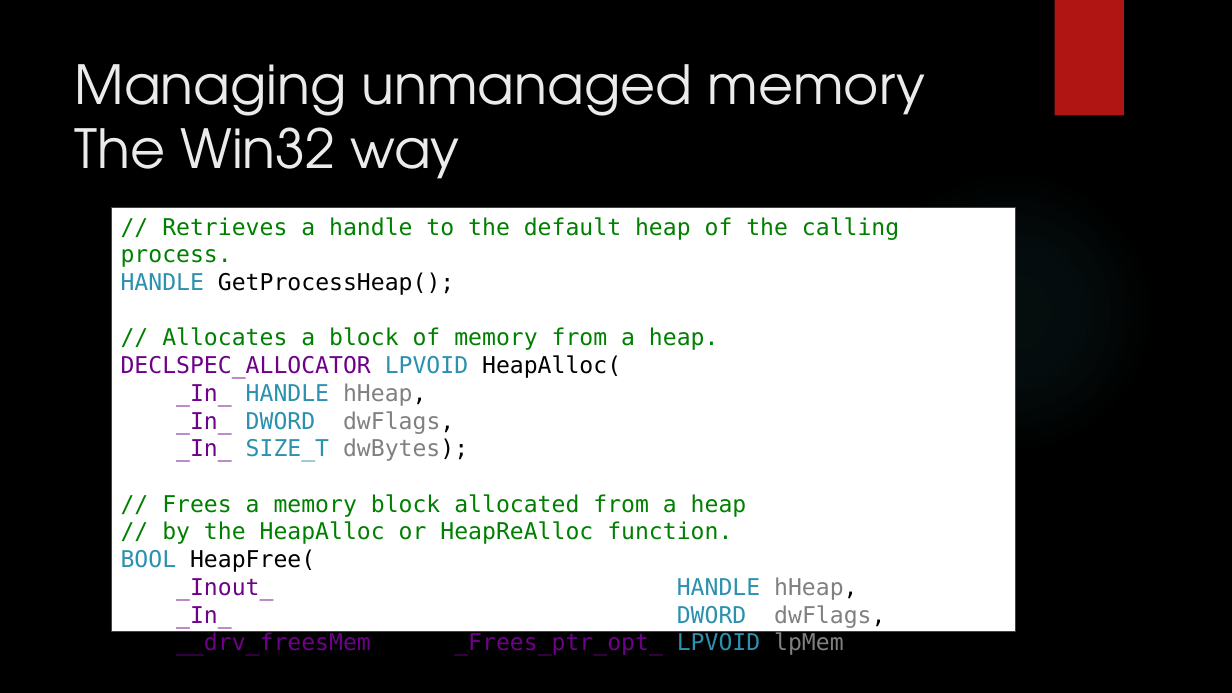
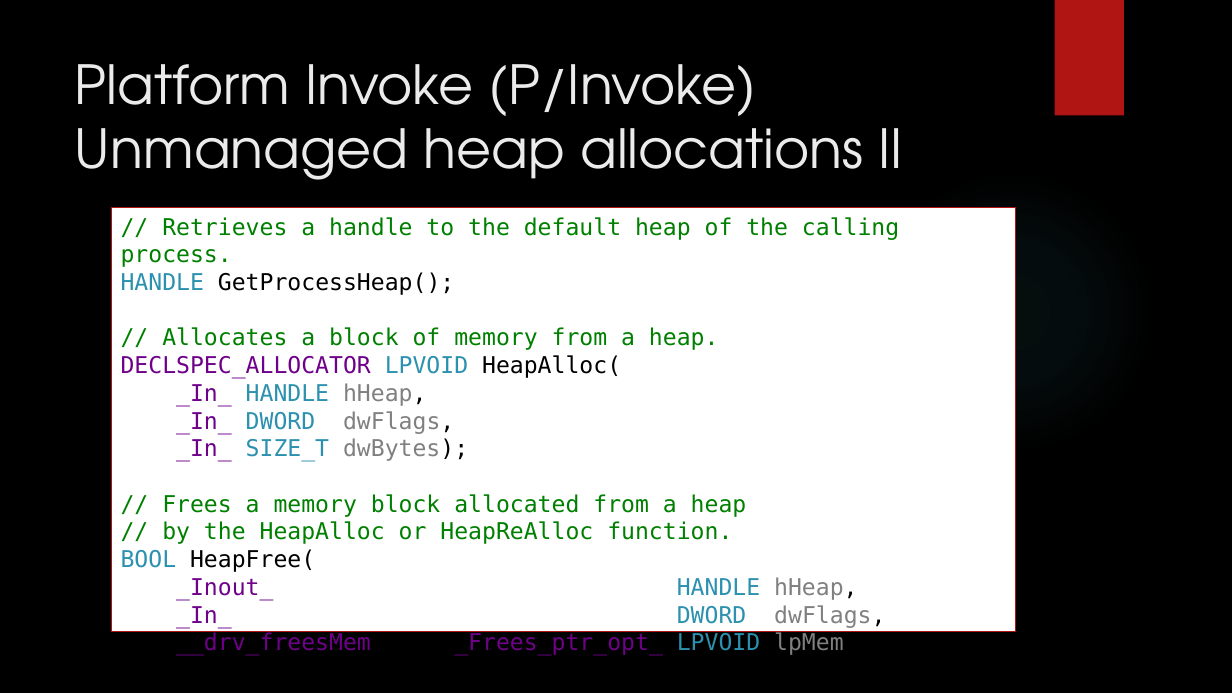
Before and after one commit to dennisdietrich/UnsafeCSharp, a slide deck: slide 25 of doc/Introduction to unsafe C#.pptx (slide 24 before the commit). Drawn at 1232x693 pixels with LibreOffice and Linux fonts; fonts in the diff are those of the drawing; background and template pictures are left out. Boxes give left, top, right and bottom in pixels: in the first picture for what was removed or moved away, otherwise in the second. Text is boxed around its words. In the diff, an @@ line names an element or a change of style, - is before the commit and + after.

Commit message:
Removed section 'Managing unmanaged memory'

```diff
--- a/doc/Introduction to unsafe C#.pptx
+++ b/doc/Introduction to unsafe C#.pptx
@@ title at [75,64,903,180]: text changed @@
-Managing unmanaged memory
-The Win32 way
+Platform Invoke (P/Invoke)
+Unmanaged heap allocations II
```
Also in this commit, not shown: 4 other slides changed.
